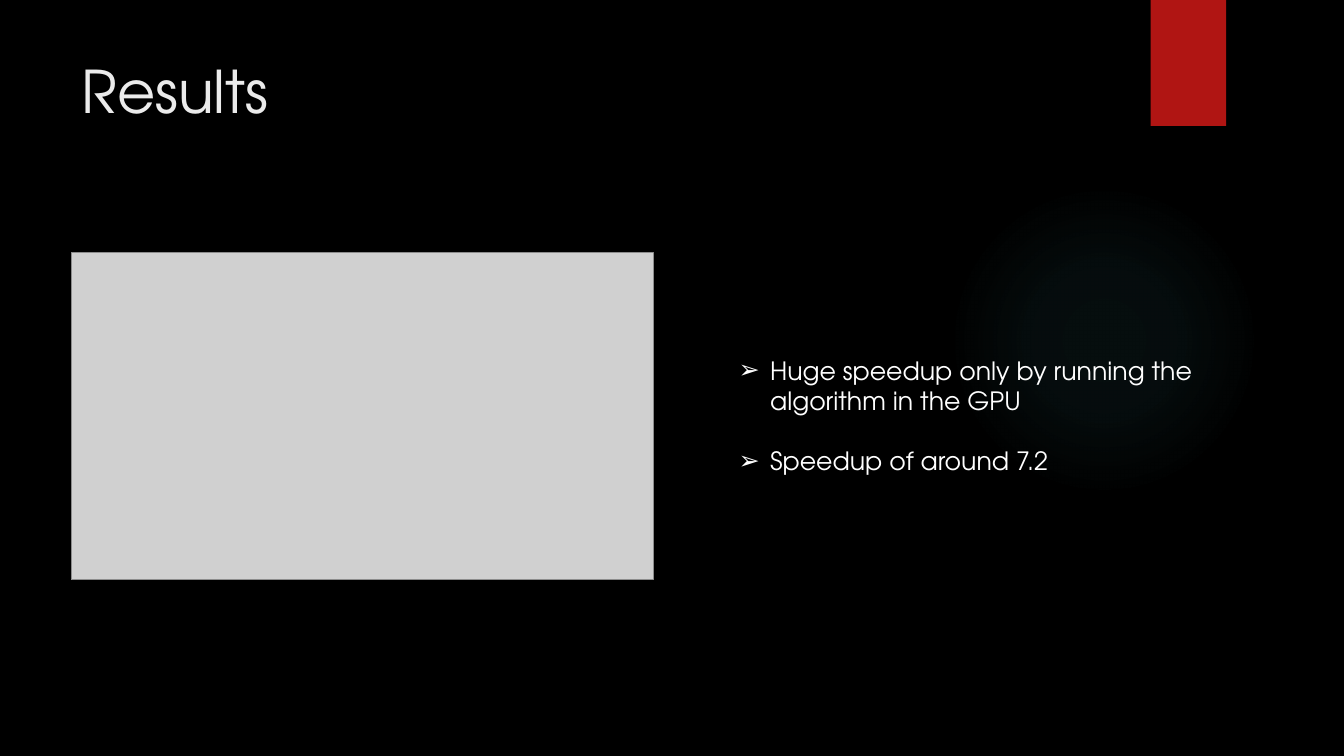
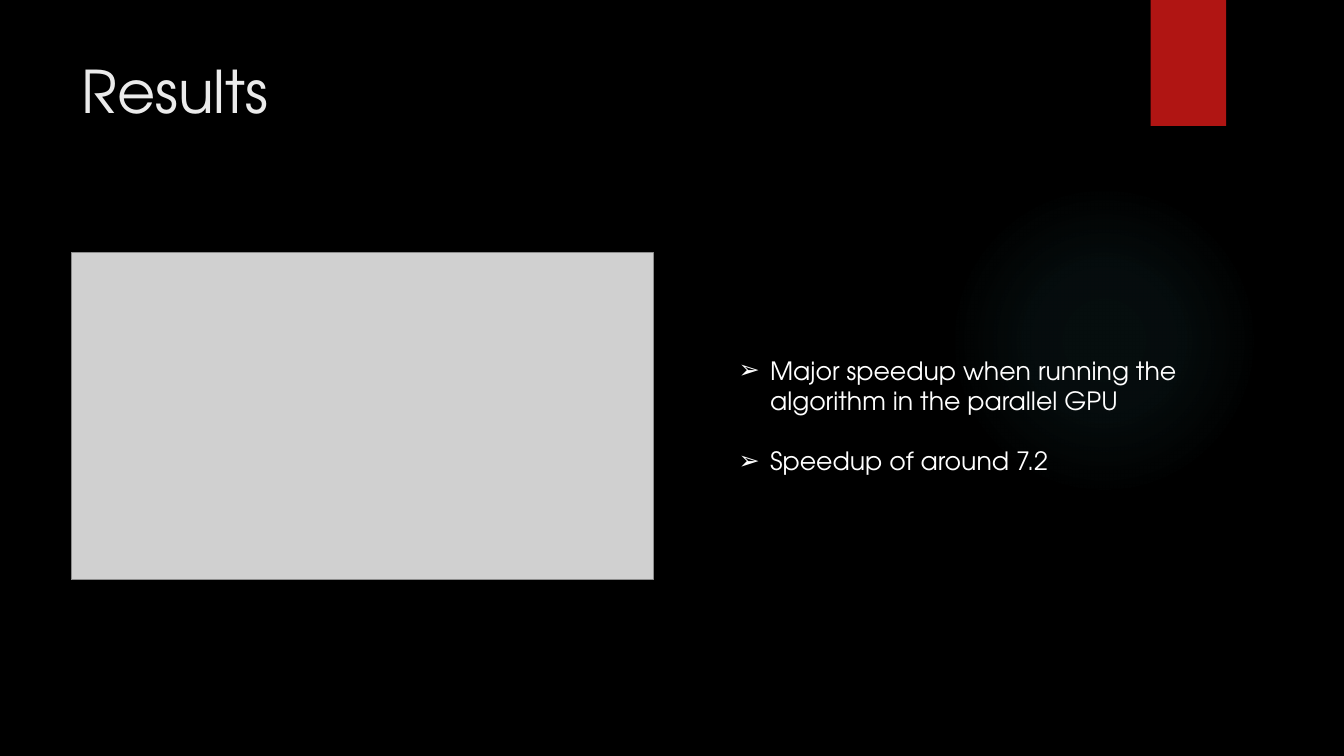
Before and after one commit to pedrocarrega/projectPCM, a slide deck: slide 5 of presentation.pptx. Drawn at 1344x756 pixels with LibreOffice and Linux fonts; fonts in the diff are those of the drawing; grey boxes stand for pictures; background and template pictures are left out. Boxes give left, top, right and bottom in pixels: in the first picture for what was removed or moved away, otherwise in the second. Text is boxed around its words. In the diff, an @@ line names an element or a change of style, - is before the commit and + after.

Commit message:
more results

```diff
--- a/presentation.pptx
+++ b/presentation.pptx
@@ text at (770,361,1176,416): text changed @@
-➢ Huge speedup only by running the algorithm in the GPU
+➢ Major speedup when running the algorithm in the parallel GPU
```
Also in this commit, not shown: 1 other slide changed.
